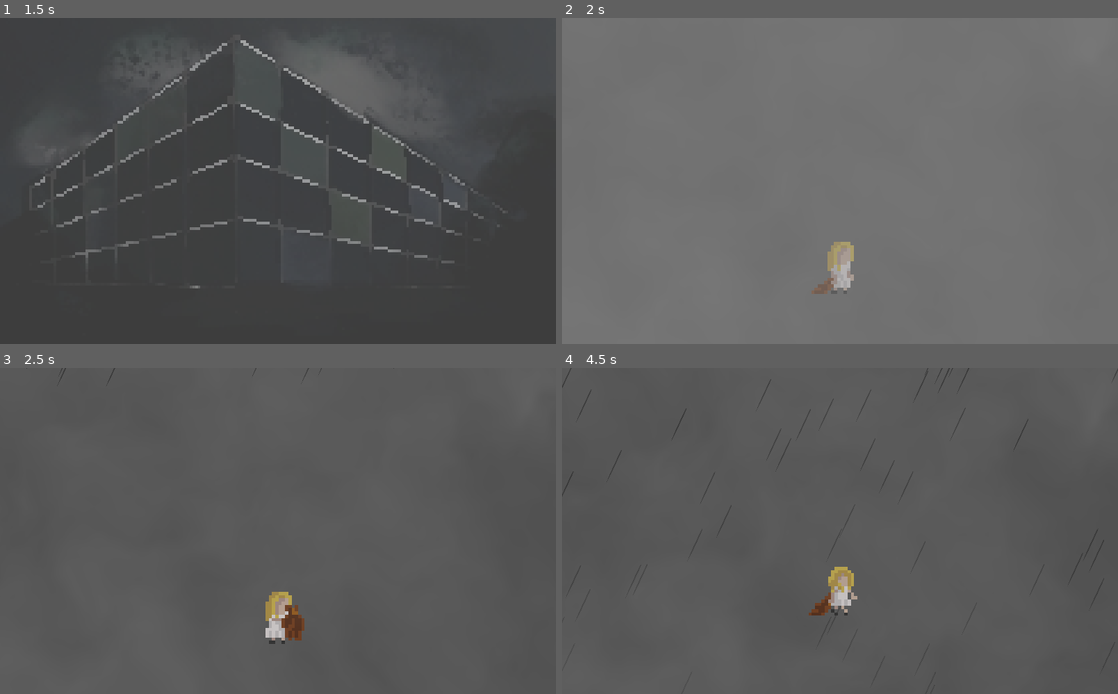
Above: before the commit, frames 1-4 (two rows, left to right).
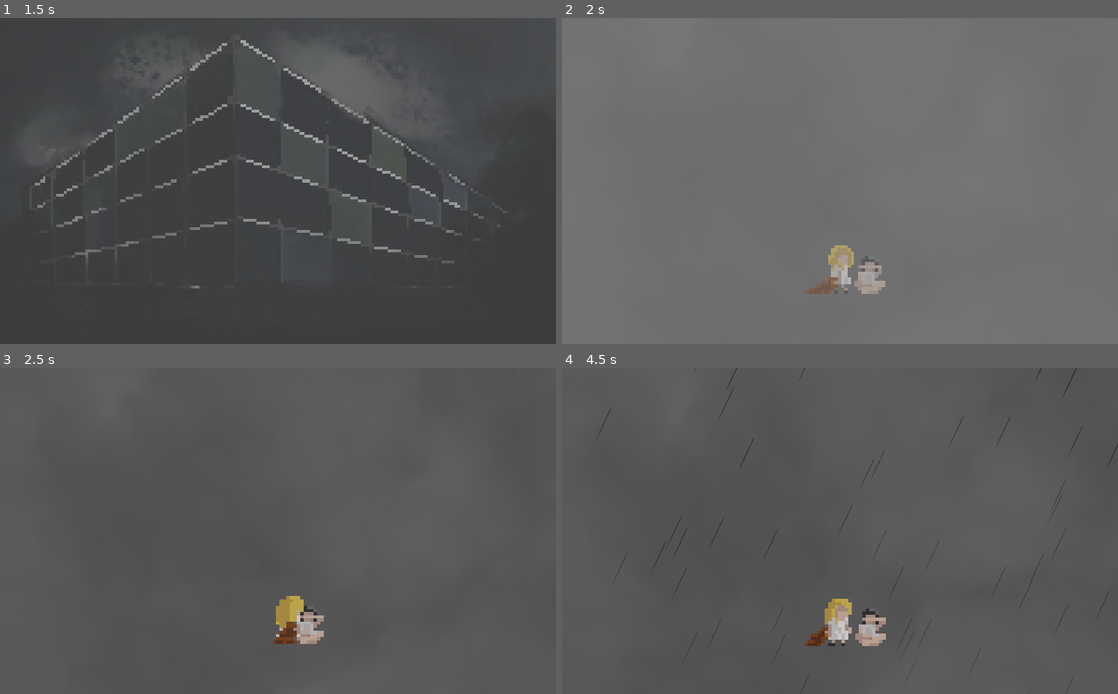
Above: after the commit, the same moments.

Repository: ismailgamedev/Allisa
Game: Godot game, scene res://ui/MainMenu.tscn
The game is run twice, just before and just after one commit, with the same random seed, the same clock (stepped at 60 frames per second) and the same inputs. The engine's default icon, where the game draws it, is replaced by a stand-in: a white triangle on a blue panel in a dark square.
Inputs (mouse positions are in pixels of both pictures, inside the frame that each line leads up to):
- Up to frame 1 (1.5 s): click "Oyna" at 0.5 s; move the mouse to (400, 164) at 1.27 s; click (400, 164) at 1.35 s
- Up to frame 2 (2 s): no input
- Up to frame 3 (2.5 s): move the mouse to (166, 547) at 2.02 s; tap E (etkilesim) at 2.1 s
- Up to frame 4 (4.5 s): move the mouse to (895, 459) at 2.77 s; hold D (hareket_sag) 2.78-3.53 s; move the mouse to (812, 596) at 3.52 s; tap Left (hareket_sol) at 3.6 s; move the mouse to (1006, 579) at 4.27 s; tap Space (ziplama) at 4.35 s

Frame 1 is identical in both runs. In frame 2, 0.7% of the frame differs, in the area x 43-59%, y 68-85%; in frame 3, 1.3%; in frame 4, 2.2%, in the area x 0-100%, y 0-100%.

Commit message:
hug anim

Diff:
--- a/sahneler/oyun/Sahne1.tscn
+++ b/sahneler/oyun/Sahne1.tscn
@@ -1,10 +1,13 @@
-[gd_scene load_steps=15 format=2]
+[gd_scene load_steps=20 format=2]
 
 [ext_resource path="res://sahneler/yagmur/Yagmur.tscn" type="PackedScene" id=1]
 [ext_resource path="res://sahneler/player/Alisa.tscn" type="PackedScene" id=2]
-[ext_resource path="res://varliklar/cizimler/cry_kid.jpg" type="Texture" id=3]
+[ext_resource path="res://varliklar/cizimler/aglak_bebe.png" type="Texture" id=3]
 [ext_resource path="res://sahneler/sahne_gecis_sahnesi/Sahnegecisi.tscn" type="PackedScene" id=4]
 [ext_resource path="res://icon.png" type="Texture" id=5]
+[ext_resource path="res://varliklar/sesler/rain_ambient.mp3" type="AudioStream" id=6]
+[ext_resource path="res://varliklar/font/dpcomic.ttf" type="DynamicFontData" id=7]
+[ext_resource path="res://varliklar/cizimler/hug_v1.png" type="Texture" id=8]
 
 [sub_resource type="RectangleShape2D" id=9]
 extents = Vector2( 50.5, 243 )
@@ -12,8 +15,9 @@
 [sub_resource type="RectangleShape2D" id=1]
 extents = Vector2( 548, 47 )
 
-[sub_resource type="CanvasItemMaterial" id=2]
-blend_mode = 3
+[sub_resource type="DynamicFont" id=10]
+size = 32
+font_data = ExtResource( 7 )
 
 [sub_resource type="GDScript" id=4]
 script/source = "extends Sprite
@@ -23,34 +27,169 @@
 # var a = 2
 # var b = \"text\"
 
+onready var label = get_node(\"../Label\")
+onready var anim_p = get_node(\"../AnimationPlayer\")
+onready var _hugg = get_node(\"../hug\")
 var icerde = false
 # Called when the node enters the scene tree for the first time.
 func _ready():
-	$Label.visible = false
+	_hugg.visible = false
+	label.visible = false
 	pass # Replace with function body.
 
 func _physics_process(delta):
 	if Input.is_action_just_pressed(\"etkilesim\") and icerde == true:
-		## bla bla
+		anim_p.play(\"hug\")
 		print(\"etkilesti\")
 		pass
 	pass
 
 
 func _on_Area2D_area_entered(area):
-	$Label.visible = true
+	label.visible = true
 	icerde = true
 	pass # Replace with function body.
 
 
 func _on_Area2D_area_exited(area):
-	$Label.visible = false
+	label.visible = false
 	icerde = false
 	pass # Replace with function body.
 "
 
 [sub_resource type="CircleShape2D" id=3]
 radius = 115.946
+
+[sub_resource type="Animation" id=12]
+length = 0.001
+tracks/0/type = "bezier"
+tracks/0/path = NodePath("hug:frame")
+tracks/0/interp = 1
+tracks/0/loop_wrap = true
+tracks/0/imported = false
+tracks/0/enabled = true
+tracks/0/keys = {
+"points": PoolRealArray( 0, -0.25, 0, 0.25, 0 ),
+"times": PoolRealArray( 0 )
+}
+tracks/1/type = "value"
+tracks/1/path = NodePath("../Alisa:visible")
+tracks/1/interp = 1
+tracks/1/loop_wrap = true
+tracks/1/imported = false
+tracks/1/enabled = true
+tracks/1/keys = {
+"times": PoolRealArray( 0 ),
+"transitions": PoolRealArray( 1 ),
+"update": 0,
+"values": [ true ]
+}
+tracks/2/type = "value"
+tracks/2/path = NodePath("CryKid:visible")
+tracks/2/interp = 1
+tracks/2/loop_wrap = true
+tracks/2/imported = false
+tracks/2/enabled = true
+tracks/2/keys = {
+"times": PoolRealArray( 0 ),
+"transitions": PoolRealArray( 1 ),
+"update": 0,
+"values": [ true ]
+}
+tracks/3/type = "value"
+tracks/3/path = NodePath("hug:visible")
+tracks/3/interp = 1
+tracks/3/loop_wrap = true
+tracks/3/imported = false
+tracks/3/enabled = true
+tracks/3/keys = {
+"times": PoolRealArray( 0 ),
+"transitions": PoolRealArray( 1 ),
+"update": 0,
+"values": [ true ]
+}
+
+[sub_resource type="Animation" id=11]
+resource_name = "hug"
+length = 2.5
+tracks/0/type = "bezier"
+tracks/0/path = NodePath("../Alisa:position:x")
+tracks/0/interp = 1
+tracks/0/loop_wrap = true
+tracks/0/imported = false
+tracks/0/enabled = true
+tracks/0/keys = {
+"points": PoolRealArray( 626, -0.25, 0, 0.25, 0 ),
+"times": PoolRealArray( 0 )
+}
+tracks/1/type = "bezier"
+tracks/1/path = NodePath("../Alisa:position:y")
+tracks/1/interp = 1
+tracks/1/loop_wrap = true
+tracks/1/imported = false
+tracks/1/enabled = true
+tracks/1/keys = {
+"points": PoolRealArray( 443, -0.25, 0, 0.25, 0 ),
+"times": PoolRealArray( 0 )
+}
+tracks/2/type = "value"
+tracks/2/path = NodePath("CryKid:visible")
+tracks/2/interp = 1
+tracks/2/loop_wrap = true
+tracks/2/imported = false
+tracks/2/enabled = true
+tracks/2/keys = {
+"times": PoolRealArray( 0, 2.5 ),
+"transitions": PoolRealArray( 1, 1 ),
+"update": 1,
+"values": [ false, true ]
+}
+tracks/3/type = "value"
+tracks/3/path = NodePath("Label:visible")
+tracks/3/interp = 1
+tracks/3/loop_wrap = true
+tracks/3/imported = false
+tracks/3/enabled = true
+tracks/3/keys = {
+"times": PoolRealArray( 0 ),
+"transitions": PoolRealArray( 1 ),
+"update": 1,
+"values": [ false ]
+}
+tracks/4/type = "bezier"
+tracks/4/path = NodePath("hug:frame")
+tracks/4/interp = 1
+tracks/4/loop_wrap = true
+tracks/4/imported = false
+tracks/4/enabled = true
+tracks/4/keys = {
+"points": PoolRealArray( 0, -0.25, 0, 0.25, 0, 0, -0.25, 0, 0.25, 0, 1, -0.25, 0, 0.25, 0, 2, -0.25, 0, 0.25, 0, 3, -0.25, 0, 0.25, 0, 4, -0.25, 0, 0.25, 0, 5, -0.25, 0, 0.25, 0, 4, -0.25, 0, 0.25, 0, 3, -0.25, 0, 0.25, 0, 2, -0.25, 0, 0.25, 0, 1, -0.25, 0, 0.25, 0, 0, -0.25, 0, 0.25, 0 ),
+"times": PoolRealArray( 0, 0.1, 0.2, 0.3, 0.4, 0.5, 0.6, 2, 2.1, 2.2, 2.3, 2.4 )
+}
+tracks/5/type = "value"
+tracks/5/path = NodePath("../Alisa:visible")
+tracks/5/interp = 1
+tracks/5/loop_wrap = true
+tracks/5/imported = false
+tracks/5/enabled = true
+tracks/5/keys = {
+"times": PoolRealArray( 0, 2.5 ),
+"transitions": PoolRealArray( 1, 1 ),
+"update": 1,
+"values": [ false, true ]
+}
+tracks/6/type = "value"
+tracks/6/path = NodePath("hug:visible")
+tracks/6/interp = 1
+tracks/6/loop_wrap = true
+tracks/6/imported = false
+tracks/6/enabled = true
+tracks/6/keys = {
+"times": PoolRealArray( 0, 2.5 ),
+"transitions": PoolRealArray( 1, 1 ),
+"update": 1,
+"values": [ true, false ]
+}
 
 [sub_resource type="GDScript" id=6]
 script/source = "extends Area2D
@@ -145,7 +284,7 @@
 shape = SubResource( 9 )
 
 [node name="Alisa" parent="seviye" instance=ExtResource( 2 )]
-position = Vector2( 242, 437 )
+position = Vector2( 626, 443 )
 
 [node name="Particles2D" parent="seviye" instance=ExtResource( 1 )]
 position = Vector2( 871, 10 )
@@ -157,30 +296,44 @@
 position = Vector2( 538, 37 )
 shape = SubResource( 1 )
 
-[node name="CryKid" type="Sprite" parent="seviye"]
-material = SubResource( 2 )
-position = Vector2( 656, 444 )
+[node name="Area2D" type="Area2D" parent="seviye"]
+position = Vector2( 655, 451 )
 scale = Vector2( 0.284616, 0.264286 )
-texture = ExtResource( 3 )
-script = SubResource( 4 )
-
-[node name="Area2D" type="Area2D" parent="seviye/CryKid"]
-
-[node name="CollisionShape2D" type="CollisionShape2D" parent="seviye/CryKid/Area2D"]
-shape = SubResource( 3 )
-
-[node name="Label" type="Label" parent="seviye/CryKid"]
+
+[node name="Label" type="Label" parent="seviye/Area2D"]
+visible = false
 anchor_left = 0.5
 anchor_right = 0.5
-margin_left = -179.5
-margin_top = -140.0
-margin_right = -80.5
-margin_bottom = -126.0
+margin_left = -91.3513
+margin_top = -132.432
+margin_right = 107.649
+margin_bottom = -102.432
+custom_fonts/font = SubResource( 10 )
 text = "\"E\" Cocuga Saril"
 __meta__ = {
 "_edit_use_anchors_": false
 }
 
+[node name="CryKid" type="Sprite" parent="seviye/Area2D"]
+position = Vector2( -10.5405, -30.2704 )
+scale = Vector2( 11, 11 )
+texture = ExtResource( 3 )
+hframes = 2
+script = SubResource( 4 )
+
+[node name="CollisionShape2D" type="CollisionShape2D" parent="seviye/Area2D"]
+shape = SubResource( 3 )
+
+[node name="hug" type="Sprite" parent="seviye/Area2D"]
+position = Vector2( -14.054, -41.6217 )
+scale = Vector2( 11, 11 )
+texture = ExtResource( 8 )
+hframes = 6
+
+[node name="AnimationPlayer" type="AnimationPlayer" parent="seviye/Area2D"]
+anims/RESET = SubResource( 12 )
+anims/hug = SubResource( 11 )
+
 [node name="yeni_seviye_kapisi" type="Area2D" parent="seviye"]
 position = Vector2( 1023, 444 )
 script = SubResource( 6 )
@@ -191,7 +344,7 @@
 
 [node name="Sprite" type="Sprite" parent="seviye"]
 material = SubResource( 8 )
-position = Vector2( 809, -20 )
+position = Vector2( 808, -12 )
 scale = Vector2( 30, 30 )
 texture = ExtResource( 5 )
 
@@ -201,6 +354,12 @@
 visible = false
 sonraki_sahne_yolu = "res://sahneler/oyun/Sahne2.tscn"
 
-[connection signal="area_entered" from="seviye/CryKid/Area2D" to="seviye/CryKid" method="_on_Area2D_area_entered"]
-[connection signal="area_exited" from="seviye/CryKid/Area2D" to="seviye/CryKid" method="_on_Area2D_area_exited"]
+[node name="AudioStreamPlayer2D" type="AudioStreamPlayer2D" parent="."]
+position = Vector2( 548, 254 )
+stream = ExtResource( 6 )
+autoplay = true
+attenuation = 0.00257716
+
+[connection signal="area_entered" from="seviye/Area2D" to="seviye/Area2D/CryKid" method="_on_Area2D_area_entered"]
+[connection signal="area_exited" from="seviye/Area2D" to="seviye/Area2D/CryKid" method="_on_Area2D_area_exited"]
 [connection signal="area_entered" from="seviye/yeni_seviye_kapisi" to="seviye/yeni_seviye_kapisi" method="_on_yeni_seviye_kapisi_area_entered"]
--- a/sahneler/player/Alisa.gd
+++ b/sahneler/player/Alisa.gd
@@ -49,7 +49,7 @@
 
 
 func _ready():
-	_babaya_ayi_goster()
+	#_babaya_ayi_goster()
 	etkilesim_blogu.connect("area_entered",self,"_etkilesim")
 	pass
 #######################################
--- a/sahneler/player/Alisa.tscn
+++ b/sahneler/player/Alisa.tscn
@@ -115,7 +115,7 @@
 "times": PoolRealArray( 0 ),
 "transitions": PoolRealArray( 1 ),
 "update": 1,
-"values": [ 6 ]
+"values": [ 3 ]
 }
 
 [sub_resource type="Animation" id=29]
Binary file added: varliklar/cizimler/aglak_bebe.png
Not shown, added: varliklar/cizimler/aglak_bebe.png.import
Binary file added: varliklar/cizimler/hug_v1.png
Not shown, added: varliklar/cizimler/hug_v1.png.import
Not shown, added: varliklar/sesler/rain_ambient.mp3.import
Not shown, added: varliklar/sesler/rain_ambient.mp3
